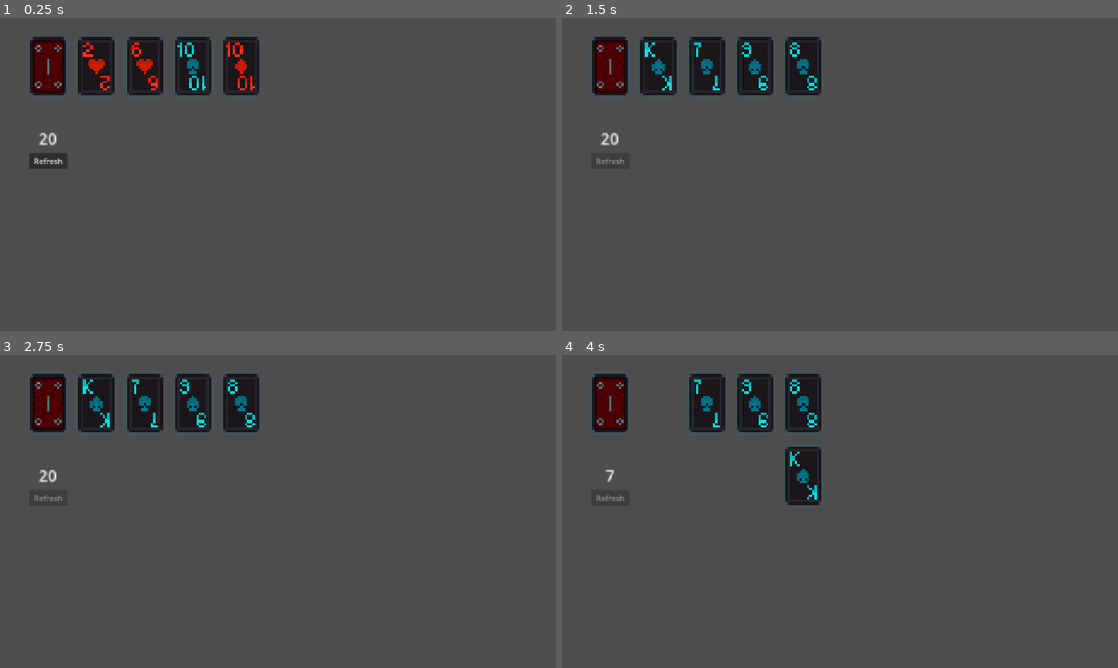
Above: before the commit, frames 1-4 (two rows, left to right).
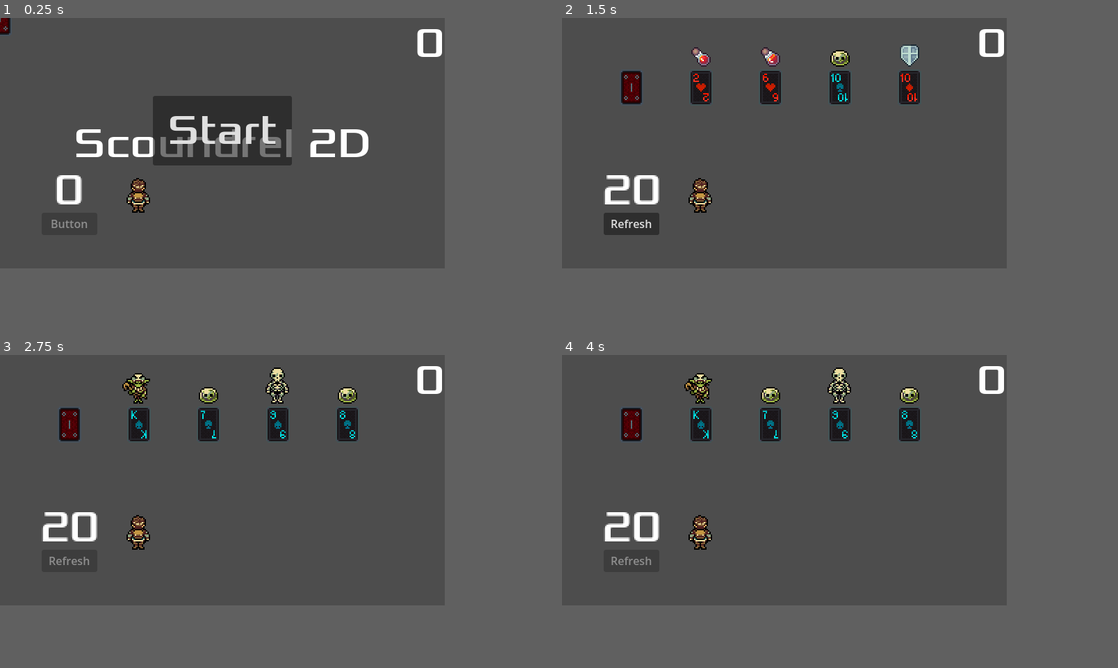
Above: after the commit, the same moments.

Repository: Linkseyes/Scoundrel2d
Game: Godot game, scene res://scenes/Main.tscn
Two runs of this game, one before a commit and one after it. Both use one fixed random seed, a clock stepped at 60 frames per second and the inputs below. Before the commit the project starts from res://Main.tscn.
Inputs (mouse positions are in pixels of both pictures, inside the frame that each line leads up to):
- Up to frame 1 (0.25 s): no input
- Up to frame 2 (1.5 s): click (612, 161) at 0.5 s, where only the run before the commit has a clickable "Refresh"; click (840, 158) at 1.25 s, where only the run after the commit has a clickable "Start"
- Up to frame 3 (2.75 s): click (88, 611) at 2 s, where only the run after the commit has a clickable "Refresh"
- Up to frame 4 (4 s): tap Enter at 2.75 s; move the mouse to (612, 401) at 2.77 s; click (612, 401) at 2.85 s; tap Space at 3.5 s; move the mouse to (656, 401) at 3.52 s; click (656, 401) at 3.6 s
In our replay, the window is 800x450 before the commit and 640x360 after it. These sizes can differ from the game's own. Grey fills any space a smaller window leaves; there, only what the larger window draws over its background counts as a difference.

The runs differ from the first frame. In frame 1, 14% of the frame differs, in the area x 0-80%, y 0-68%; in frame 2, 9.2%; in frame 3, 8.8%; in frame 4, 8.7%.

Commit message:
Added visuals for the cards and the player

Diff:
--- a/Card.tscn
+++ /dev/null
@@ -1,22 +0,0 @@
-[gd_scene format=3 uid="uid://4py50e25l2xu"]
-
-[ext_resource type="Script" uid="uid://mcnv8mubrawc" path="res://scripts/card/playing_card.gd" id="1_dd2wi"]
-[ext_resource type="Texture2D" uid="uid://cjcvyn7derlw1" path="res://resources/deck_atlas_texture.tres" id="2_hael8"]
-
-[sub_resource type="RectangleShape2D" id="RectangleShape2D_u4fkt"]
-size = Vector2(18, 26)
-
-[node name="Card" type="Area2D" unique_id=582366]
-scale = Vector2(5, 5)
-script = ExtResource("1_dd2wi")
-card_size = Vector2(17, 26)
-
-[node name="Sprite2D" type="Sprite2D" parent="." unique_id=2128474220]
-texture_filter = 1
-texture = ExtResource("2_hael8")
-
-[node name="CollisionShape2D" type="CollisionShape2D" parent="." unique_id=1751566344]
-shape = SubResource("RectangleShape2D_u4fkt")
-
-[connection signal="mouse_entered" from="." to="." method="_on_mouse_entered"]
-[connection signal="mouse_exited" from="." to="." method="_on_mouse_exited"]
--- a/Player.tscn
+++ /dev/null
@@ -1,6 +0,0 @@
-[gd_scene format=3 uid="uid://bcsl7ufior7x0"]
-
-[ext_resource type="Script" uid="uid://b1le5rjt5kr6j" path="res://scripts/player.gd" id="1_xhfnw"]
-
-[node name="Player" type="Node2D" unique_id=2019715754]
-script = ExtResource("1_xhfnw")
--- a/project.godot
+++ b/project.godot
@@ -17,7 +17,10 @@
 
 [display]
 
-window/stretch/mode="canvas_items"
+window/size/viewport_width=640
+window/size/viewport_height=360
+window/stretch/mode="viewport"
+window/stretch/aspect="expand"
 
 [dotnet]
 
--- a/resources/deck_atlas_texture.tres
+++ b/resources/deck_atlas_texture.tres
@@ -1,6 +1,6 @@
 [gd_resource type="AtlasTexture" format=3 uid="uid://cjcvyn7derlw1"]
 
-[ext_resource type="Texture2D" uid="uid://cwhl3pvwjpj1h" path="res://art/playingcards/cards_dark_alt.PNG" id="1_0abwy"]
+[ext_resource type="Texture2D" uid="uid://cwhl3pvwjpj1h" path="res://assets/playingcards/cards_dark_alt.PNG" id="1_0abwy"]
 
 [resource]
 atlas = ExtResource("1_0abwy")
--- /dev/null
+++ b/resources/hero_atlas_texture.tres
@@ -0,0 +1,7 @@
+[gd_resource type="AtlasTexture" format=3 uid="uid://eobehku85fmr"]
+
+[ext_resource type="Texture2D" uid="uid://ch67g8g7svb0k" path="res://assets/art/Dungeon_HeroMan1.png" id="1_e2myu"]
+
+[resource]
+atlas = ExtResource("1_e2myu")
+region = Rect2(24, 96, 24, 32)
--- /dev/null
+++ b/resources/items_atlas_texture.tres
@@ -0,0 +1,7 @@
+[gd_resource type="AtlasTexture" format=3 uid="uid://b01hsg282ewoi"]
+
+[ext_resource type="Texture2D" uid="uid://bcwfoth7yyc3c" path="res://assets/art/PotionAndShield.png" id="1_pd1k7"]
+
+[resource]
+atlas = ExtResource("1_pd1k7")
+region = Rect2(0, 0, 72, 64)
--- /dev/null
+++ b/resources/monster_atlas_texture.tres
@@ -0,0 +1,7 @@
+[gd_resource type="AtlasTexture" format=3 uid="uid://bcombqmw72ht2"]
+
+[ext_resource type="Texture2D" uid="uid://iiy08ba0bo1p" path="res://assets/art/DungeonMonsters.png" id="1_334l2"]
+
+[resource]
+atlas = ExtResource("1_334l2")
+region = Rect2(0, 0, 432, 256)
--- /dev/null
+++ b/scenes/Card.tscn
@@ -0,0 +1,55 @@
+[gd_scene format=3 uid="uid://4py50e25l2xu"]
+
+[ext_resource type="Script" uid="uid://mcnv8mubrawc" path="res://scripts/card/playing_card.gd" id="1_dd2wi"]
+[ext_resource type="Texture2D" uid="uid://cjcvyn7derlw1" path="res://resources/deck_atlas_texture.tres" id="2_hael8"]
+[ext_resource type="Texture2D" uid="uid://bcombqmw72ht2" path="res://resources/monster_atlas_texture.tres" id="3_4dx8l"]
+[ext_resource type="Script" uid="uid://dus2pcq717jjb" path="res://scripts/card/card_visuals.gd" id="3_qf083"]
+[ext_resource type="Texture2D" uid="uid://b01hsg282ewoi" path="res://resources/items_atlas_texture.tres" id="4_40ytf"]
+
+[sub_resource type="RectangleShape2D" id="RectangleShape2D_u4fkt"]
+size = Vector2(18, 26)
+
+[sub_resource type="RectangleShape2D" id="RectangleShape2D_4dx8l"]
+size = Vector2(7.25, 7.5)
+
+[node name="Card" type="Area2D" unique_id=582366 groups=["Cards"]]
+scale = Vector2(2, 2)
+script = ExtResource("1_dd2wi")
+card_size = Vector2(17, 26)
+
+[node name="Sprite2D" type="Sprite2D" parent="." unique_id=2128474220]
+texture_filter = 1
+texture = ExtResource("2_hael8")
+
+[node name="CollisionShape2D" type="CollisionShape2D" parent="." unique_id=1751566344]
+shape = SubResource("RectangleShape2D_u4fkt")
+
+[node name="CardVisuals" type="Marker2D" parent="." unique_id=1404776329]
+position = Vector2(0, -30)
+script = ExtResource("3_qf083")
+monster_sprite_size = Vector2(24, 32)
+monster_sprite_offset = Vector2(48, 96)
+items_sprite_size = Vector2(24, 32)
+
+[node name="Items" type="Area2D" parent="CardVisuals" unique_id=1825157755]
+visible = false
+
+[node name="Sprite2D" type="Sprite2D" parent="CardVisuals/Items" unique_id=1877359167]
+texture_filter = 1
+texture = ExtResource("4_40ytf")
+
+[node name="CollisionShape2D" type="CollisionShape2D" parent="CardVisuals/Items" unique_id=2098549810]
+shape = SubResource("RectangleShape2D_4dx8l")
+
+[node name="Monster" type="Area2D" parent="CardVisuals" unique_id=101908681]
+visible = false
+
+[node name="Sprite2D" type="Sprite2D" parent="CardVisuals/Monster" unique_id=1557494954]
+texture_filter = 1
+texture = ExtResource("3_4dx8l")
+
+[node name="CollisionShape2D" type="CollisionShape2D" parent="CardVisuals/Monster" unique_id=135973311]
+shape = SubResource("RectangleShape2D_4dx8l")
+
+[connection signal="mouse_entered" from="." to="." method="_on_mouse_entered"]
+[connection signal="mouse_exited" from="." to="." method="_on_mouse_exited"]
--- a/Deck.tscn
+++ b/scenes/Deck.tscn
@@ -8,7 +8,7 @@
 size = Vector2(16, 26)
 
 [node name="Deck" type="Area2D" unique_id=1800380479]
-scale = Vector2(5, 5)
+scale = Vector2(2, 2)
 script = ExtResource("1_kjdvm")
 
 [node name="Sprite2D" type="Sprite2D" parent="." unique_id=2011587644]
--- /dev/null
+++ b/scenes/HUD.tscn
@@ -0,0 +1,60 @@
+[gd_scene format=3 uid="uid://bs6li8clyxmq5"]
+
+[ext_resource type="Script" uid="uid://cycubc0r0xu1x" path="res://scripts/hud.gd" id="1_fls4u"]
+[ext_resource type="FontFile" uid="uid://bm4f8apyqo3oa" path="res://assets/fonts/Xolonium-Regular.ttf" id="2_1etfg"]
+
+[node name="Hud" type="CanvasLayer" unique_id=1168856909]
+script = ExtResource("1_fls4u")
+
+[node name="ScoreLabel" type="Label" parent="." unique_id=566852953]
+texture_filter = 1
+anchors_preset = 1
+anchor_left = 1.0
+anchor_right = 1.0
+offset_left = -43.0
+offset_bottom = 73.0
+grow_horizontal = 0
+theme_override_fonts/font = ExtResource("2_1etfg")
+theme_override_font_sizes/font_size = 60
+text = "0"
+horizontal_alignment = 1
+vertical_alignment = 1
+
+[node name="Message" type="Label" parent="." unique_id=1693451836]
+texture_filter = 1
+anchors_preset = 8
+anchor_left = 0.5
+anchor_top = 0.5
+anchor_right = 0.5
+anchor_bottom = 0.5
+offset_left = -576.0
+offset_top = -36.5
+offset_right = 576.0
+offset_bottom = 36.5
+grow_horizontal = 2
+grow_vertical = 2
+theme_override_fonts/font = ExtResource("2_1etfg")
+theme_override_font_sizes/font_size = 60
+text = "Scoundrel 2D"
+horizontal_alignment = 1
+vertical_alignment = 1
+autowrap_mode = 2
+
+[node name="StartButton" type="Button" parent="." unique_id=749995180]
+texture_filter = 1
+anchors_preset = 7
+anchor_left = 0.5
+anchor_top = 1.0
+anchor_right = 0.5
+anchor_bottom = 1.0
+offset_left = -100.0
+offset_top = -248.0
+offset_right = 100.0
+offset_bottom = -148.00055
+grow_horizontal = 2
+grow_vertical = 0
+theme_override_fonts/font = ExtResource("2_1etfg")
+theme_override_font_sizes/font_size = 60
+text = "Start"
+
+[connection signal="pressed" from="StartButton" to="." method="_on_start_button_pressed"]
--- a/Main.tscn
+++ b/scenes/Main.tscn
@@ -1,11 +1,12 @@
 [gd_scene format=3 uid="uid://dsaatm7sbdfw3"]
 
-[ext_resource type="PackedScene" uid="uid://geqdqxrxrnti" path="res://Deck.tscn" id="1_glv2v"]
+[ext_resource type="PackedScene" uid="uid://geqdqxrxrnti" path="res://scenes/Deck.tscn" id="1_glv2v"]
 [ext_resource type="Script" uid="uid://dsc3deiq5bnev" path="res://scripts/main.gd" id="1_uu6xs"]
 [ext_resource type="Script" uid="uid://dvu60ttfev3f2" path="res://scripts/room_manager.gd" id="2_cm0pq"]
-[ext_resource type="PackedScene" uid="uid://4py50e25l2xu" path="res://Card.tscn" id="2_r0du0"]
-[ext_resource type="PackedScene" uid="uid://bcsl7ufior7x0" path="res://Player.tscn" id="4_cm0pq"]
+[ext_resource type="PackedScene" uid="uid://4py50e25l2xu" path="res://scenes/Card.tscn" id="2_r0du0"]
+[ext_resource type="PackedScene" uid="uid://bcsl7ufior7x0" path="res://scenes/Player.tscn" id="4_cm0pq"]
 [ext_resource type="Script" uid="uid://3rerd7eqmwej" path="res://scripts/room_button.gd" id="5_3dxm6"]
+[ext_resource type="PackedScene" uid="uid://bs6li8clyxmq5" path="res://scenes/HUD.tscn" id="7_nxtc6"]
 
 [node name="Main" type="Node" unique_id=729807428]
 script = ExtResource("1_uu6xs")
@@ -53,30 +54,10 @@
 [node name="Player" parent="." unique_id=2019715754 node_paths=PackedStringArray("health_label") instance=ExtResource("4_cm0pq")]
 position = Vector2(200, 250)
 max_health = 20
-health_label = NodePath("Label")
+health_label = NodePath("")
 
-[node name="Label" type="Label" parent="Player" unique_id=1712806102]
-custom_minimum_size = Vector2(50, 50)
-anchors_preset = 15
-anchor_right = 1.0
-anchor_bottom = 1.0
-offset_left = -125.0
-offset_top = -25.0
-offset_right = -75.0
-offset_bottom = 25.0
-grow_horizontal = 2
-grow_vertical = 2
-scale = Vector2(2, 2)
-pivot_offset = Vector2(25, 25)
-text = "20"
-horizontal_alignment = 1
-vertical_alignment = 1
-
-[node name="DiscardPilePosition" type="Marker2D" parent="Player" unique_id=643121820]
-position = Vector2(300, 0)
-scale = Vector2(25, 25)
-
-[node name="ArmorPosition" type="Marker2D" parent="Player" unique_id=1097545639]
-position = Vector2(100, 0)
+[node name="HUD" parent="." unique_id=1168856909 instance=ExtResource("7_nxtc6")]
 
 [connection signal="pressed" from="RoomManager/Button" to="RoomManager/Button" method="_on_pressed"]
+[connection signal="player_death" from="Player" to="." method="game_over"]
+[connection signal="start_game" from="HUD" to="." method="new_game"]
--- /dev/null
+++ b/scenes/Player.tscn
@@ -0,0 +1,45 @@
+[gd_scene format=3 uid="uid://bcsl7ufior7x0"]
+
+[ext_resource type="Script" uid="uid://b1le5rjt5kr6j" path="res://scripts/player.gd" id="1_xhfnw"]
+[ext_resource type="FontFile" uid="uid://bm4f8apyqo3oa" path="res://assets/fonts/Xolonium-Regular.ttf" id="2_3li8b"]
+[ext_resource type="Texture2D" uid="uid://eobehku85fmr" path="res://resources/hero_atlas_texture.tres" id="2_v6fml"]
+
+[sub_resource type="RectangleShape2D" id="RectangleShape2D_3li8b"]
+
+[node name="Player" type="Area2D" unique_id=788299572]
+scale = Vector2(2, 2)
+script = ExtResource("1_xhfnw")
+
+[node name="HealthLabel" type="Label" parent="." unique_id=444994398]
+texture_filter = 1
+anchors_preset = 8
+anchor_left = 0.5
+anchor_top = 0.5
+anchor_right = 0.5
+anchor_bottom = 0.5
+offset_left = -70.0
+offset_top = -20.0
+offset_right = -30.0
+offset_bottom = 20.0
+grow_horizontal = 2
+grow_vertical = 2
+pivot_offset = Vector2(20, 20)
+theme_override_fonts/font = ExtResource("2_3li8b")
+theme_override_font_sizes/font_size = 30
+text = "0"
+horizontal_alignment = 1
+vertical_alignment = 1
+
+[node name="DiscardPilePosition" type="Marker2D" parent="." unique_id=1313586988]
+position = Vector2(300, 0)
+scale = Vector2(25, 25)
+
+[node name="ArmorPosition" type="Marker2D" parent="." unique_id=1910858783]
+position = Vector2(100, 0)
+
+[node name="Sprite2D" type="Sprite2D" parent="." unique_id=1670602736]
+texture_filter = 1
+texture = ExtResource("2_v6fml")
+
+[node name="CollisionShape2D" type="CollisionShape2D" parent="." unique_id=1120418499]
+shape = SubResource("RectangleShape2D_3li8b")
--- /dev/null
+++ b/scripts/card/card_visuals.gd
@@ -0,0 +1,41 @@
+extends Marker2D
+
+## The size of the sprite in the Atlas Texture
+@export var monster_sprite_size: Vector2
+## The space between two sprites in the Atlas Texture
+@export var monster_sprite_offset: Vector2
+## The size of the sprite in the Atlas Texture
+@export var items_sprite_size: Vector2
+## The space between two sprites in the Atlas Texture
+@export var items_sprite_offset: Vector2
+
+func set_card_visual(card: Card):
+	if card.suit == Card.Suits.HEARTS or card.suit == Card.Suits.DIAMONDS:
+		$Items.visible = true
+		# Calculating the starting position on the AtlasTexture for this specific Card
+		var sprite_position = Vector2(0,0)
+		# Calculation for which sprite to use assumes first sprite at (0, 0)
+		if card.suit == Card.Suits.HEARTS:
+			var card_sprite_number = int((card.number-2)/3)
+			sprite_position.x = (items_sprite_size.x + items_sprite_offset.x) * card_sprite_number
+		sprite_position.y = (items_sprite_size.y + items_sprite_offset.y) * (card.suit - 1) # -1 comes from the number of Suits
+		# Enabling and setting the region for the sprite
+		$Items/Sprite2D.region_enabled = true
+		$Items/Sprite2D.region_rect = Rect2(sprite_position, items_sprite_size)
+	elif card.suit == Card.Suits.CLUBS or card.suit == Card.Suits.SPADES:
+		$Monster.visible = true
+		# Calculating the starting position on the AtlasTexture for this specific Card
+		var sprite_position = Vector2(0,0)
+		var card_sprite_number = int(card.number>5)
+		# Calculation for which sprite to use assumes first sprite at (0, 0)
+		sprite_position.x = monster_sprite_size.x + (monster_sprite_size.x + monster_sprite_offset.x) * (card_sprite_number + card.face)
+		sprite_position.y = (monster_sprite_size.y + monster_sprite_offset.y) * (card.suit - 3) # -3 comes from the number of Suits
+		# Enabling and setting the region for the sprite
+		$Monster/Sprite2D.region_enabled = true
+		$Monster/Sprite2D.region_rect = Rect2(sprite_position, monster_sprite_size)
+	else:
+		print("No Suit")
+
+func clear_visual():
+	$Items.visible = false
+	$Monster.visible = false
--- a/scripts/card/playing_card.gd
+++ b/scripts/card/playing_card.gd
@@ -1,7 +1,7 @@
 class_name PlayingCard
 extends Area2D
 
-# The size of the card in pixels: x for width, y for height
+## The size of the card in pixels: x for width, y for height
 @export var card_size: Vector2
 # The Card resourse for this card
 var card: Card
@@ -9,6 +9,8 @@
 var selected: bool
 # The RoomManager that created the card (used to comunicate back)
 var room_manager: RoomManager
+# If the card in in the game or in the discard pile
+var in_game: bool
 
 
 # Called when the node enters the scene tree for the first time.
@@ -17,8 +19,13 @@
 
 # Called every frame. 'delta' is the elapsed time since the previous frame.
 func _process(delta: float) -> void:
+	if !in_game:
+		return
+
 	if Input.is_action_just_pressed("left_mouse_click") and selected:
 		# If the player clicked on the card, it will perform its action
+		in_game = false
+		$CardVisuals.clear_visual()
 		room_manager.use_card(self)
 
 # The starting function for the Card
@@ -27,7 +34,14 @@
 	position = pos
 	card = p_card
 	room_manager = manager
+	in_game = true
 
+	set_card_sprite()
+	$CardVisuals.set_card_visual(card)
+
+	show()
+
+func set_card_sprite():
 	# Calculating the starting position on the AtlasTexture for this specific Card
 	var sprite_position = Vector2(0,0)
 	sprite_position.x = (card_size.x + 1) * (card.number + card.face)
@@ -35,8 +49,6 @@
 	# Enabling and setting the region for the sprite
 	$Sprite2D.region_enabled = true
 	$Sprite2D.region_rect = Rect2(sprite_position, card_size)
-
-	show()
 
 # Method called when the mouse enters the Collider2D of the card
 # Linked to the _on_mouse_entered signal
--- a/scripts/custom_resources/card.gd
+++ b/scripts/custom_resources/card.gd
@@ -20,15 +20,15 @@
 	SPADES
 }
 
-# True if the card is a number card from the Ace to a 10
+## True if the card is a number card from the Ace to a 10
 @export var is_numbered_card: bool
-# True if the card is a face card: Jack, Queen, King or Joker
+## True if the card is a face card: Jack, Queen, King or Joker
 @export var is_face_card: bool
-# The number of the card if it is a card number between a 1-10 range
+## The number of the card if it is a card number between a 1-10 range
 @export_range(1,10) var number: int
-# The Face of the card
+## The Face of the card
 @export var face: Faces
-# The Suit of the card
+## The Suit of the card
 @export var suit: Suits
 
 func _init(is_num_c=false, is_face_c=false, num=0, p_face=Faces.NULL, p_suit=Suits.NULL):
--- a/scripts/custom_resources/deck.gd
+++ b/scripts/custom_resources/deck.gd
@@ -2,7 +2,7 @@
 class_name Deck
 extends Resource
 
-# The array of cards
+## The array of cards
 @export var deck: Array[Card]
 
 func _init(p_deck: Array[Card] = []):
--- a/scripts/deck/playing_deck.gd
+++ b/scripts/deck/playing_deck.gd
@@ -23,7 +23,7 @@
 func add_cards_to_deck(cards: Array[Card]):
 	playing_deck.deck.append_array(cards)
 
-# Gets the top N cards from the Deck
+## Gets the top N cards from the Deck
 func get_top_n_cards(n_cards: int) -> Array[Card]:
 	var top_cards: Array[Card] = []
 
--- /dev/null
+++ b/scripts/hud.gd
@@ -0,0 +1,21 @@
+extends CanvasLayer
+
+signal start_game
+
+func show_message(text):
+	$Message.text = text
+	$Message.show()
+
+func show_game_over():
+	show_message("Game Over")
+
+	# Make a one-shot timer and wait for it to finish.
+	await get_tree().create_timer(1.0).timeout
+	$StartButton.show()
+
+func update_score(score):
+	$ScoreLabel.text = str(score)
+
+func _on_start_button_pressed():
+	$StartButton.hide()
+	start_game.emit()
--- a/scripts/main.gd
+++ b/scripts/main.gd
@@ -1,17 +1,21 @@
 # Main class for the Main Scene
 extends Node
 
-# Called when the node enters the scene tree for the first time.
-func _ready() -> void:
-	new_game()
-
-# Called every frame. 'delta' is the elapsed time since the previous frame.
-func _process(delta: float) -> void:
-	pass
-
 # Method to star the game
 func new_game():
+	# Clear old game
+	get_tree().call_group("Cards", "queue_free")
+	await get_tree().create_timer(0.01).timeout
+
+	$HUD.update_score(0)
+	$HUD.show_message("")
+
 	# Starts the Deck
 	$RoomManager/Deck.start($DeckPosition.position)
 	# Generates a new room throught the Room Manager
 	$RoomManager.generate_new_room()
+	# Starts Player
+	$Player.ready_player()
+
+func game_over():
+	$HUD.show_game_over()
--- a/scripts/player.gd
+++ b/scripts/player.gd
@@ -1,26 +1,28 @@
 class_name Player
 extends Node
 
+## The Max Health of the player
 @export var max_health: int
-@export var health_label: Label
+# The current card that is serving as the current armor
 var current_armor: PlayingCard
+# The current health of the Player
 var current_health: int
+# The last card the armor was used against defended
 var last_defended: int
+# The top card of the discard pile
 var current_discard: PlayingCard
+# The number of monsters defeated
 var n_monsters_defended: int
+# Signal that goes off when the Player dies (current_heath <= 0)
+signal player_death
 
-# Called when the node enters the scene tree for the first time.
-func _ready() -> void:
+func ready_player():
 	current_health = max_health
-	health_label.text = str(current_health)
+	$HealthLabel.text = str(current_health)
 	current_armor = null
 	last_defended = max_health + 1
 	current_discard = null
 	n_monsters_defended = 0
-
-# Called every frame. 'delta' is the elapsed time since the previous frame.
-func _process(delta: float) -> void:
-	pass
 
 # Processes the player taking damage form a card
 func take_damage(card: PlayingCard):
@@ -30,7 +32,7 @@
 		damage = 14
 	else: damage = card.card.number + card.card.face
 
-	# Determines if current armor will be used
+	# Determines if current armor will be used (effective_armor)
 	# An armor that last defended a 5 can't defend against a 6 (takes full 6 damage)
 	var effective_armor = 0
 	if damage < last_defended and current_armor != null:
@@ -45,9 +47,10 @@
 
 	# Sets current health
 	print("current_healt=" + str(current_health))
-	if current_health < 0:
+	if current_health <= 0:
 		current_health = 0
-	health_label.text = str(current_health)
+		player_death.emit()
+	$HealthLabel.text = str(current_health)
 
 # Adds the monster card on top of the armor card
 # Aesthetic choice to make the player dont forget the last defended enemy
@@ -86,7 +89,7 @@
 	if current_health > max_health:
 		current_health = max_health
 	# Sets new new heath value and dicards the card
-	health_label.text = str(current_health)
+	$HealthLabel.text = str(current_health)
 	discard_card(card)
 
 # Method that moves a card to the discard pile
--- a/scripts/room_button.gd
+++ b/scripts/room_button.gd
@@ -2,7 +2,7 @@
 class_name RoomButton
 extends Button
 
-# The manager of the room
+## The manager of the room
 @export var manager: RoomManager
 # Refresents if the player has completed the current Room
 var room_completed: bool
--- a/scripts/room_manager.gd
+++ b/scripts/room_manager.gd
@@ -11,10 +11,6 @@
 	$Button.disable()
 	refresh_counter = 0
 
-# Called every frame. 'delta' is the elapsed time since the previous frame.
-func _process(delta: float) -> void:
-	pass
-
 func generate_new_room():
 	if refresh_counter <= 0:
 		$Button.set_button_as(RoomButton.Action.REFRESH_ROOM)
@@ -22,6 +18,10 @@
 	var spaw_points = $CardSpawnPoints.get_children()
 
 	var n_old_cards = 0
+	for card in $CurrentRoom.get_children():
+		print(card.is_in_group("Cards"))
+		print("Hello")
+
 	if $CurrentRoom.get_child_count() > 0:
 		for card in $CurrentRoom.get_children():
 			card.position = spaw_points.get(n_old_cards).position
@@ -33,6 +33,7 @@
 	for i in range(cards.size()):
 		var new_card = card_scene.instantiate()
 		new_card.start(spaw_points.get(n_old_cards + i).position, cards.get(i), self)
+		new_card.add_to_group("Cards")
 		$CurrentRoom.add_child(new_card)
 
 	refresh_counter -= 1
Binary file added: assets/art/DungeonMonsters.png
Not shown, added: assets/art/DungeonMonsters.png.import
Binary file added: assets/art/Dungeon_HeroMan1.png
Not shown, added: assets/art/Dungeon_HeroMan1.png.import
Binary file added: assets/art/Dungeon_HeroManSword1.png
Not shown, changed: assets/art/Dungeon_HeroManSword1.png.import
Binary file added: assets/art/PotionAndShield.png
Not shown, changed: assets/art/PotionAndShield.png.import
Renamed: art/playingcards/cards_dark.PNG -> assets/art/playingcards/cards_dark.PNG
Not shown, changed: assets/art/playingcards/cards_dark.PNG.import
Renamed: art/playingcards/cards_dark_alt.PNG -> assets/art/playingcards/cards_dark_alt.PNG
Not shown, added: assets/art/playingcards/cards_dark_alt.PNG.import
(and 9 more such lines)
